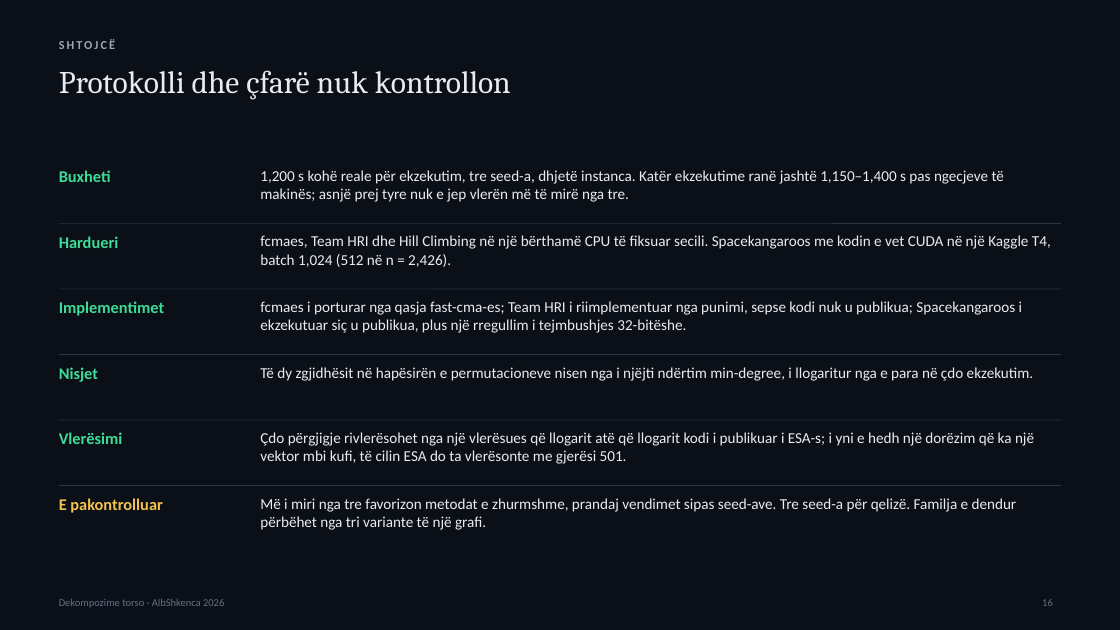
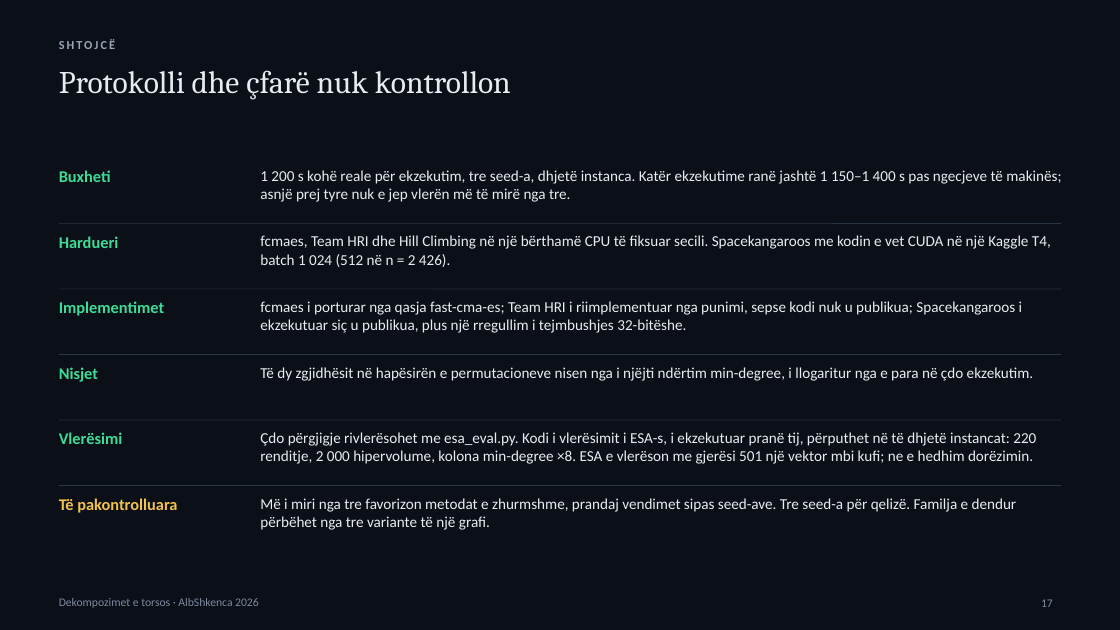
Before and after one commit to adrianymeri/SpOC3, a slide deck: slide 17 of SpOC3-Dekompozime-Torso-AlbShkenca2026-SQ.pptx (slide 16 before the commit). Drawn at 1120x630 pixels with LibreOffice and Linux fonts; fonts in the diff are those of the drawing. Boxes give left, top, right and bottom in pixels: in the first picture for what was removed or moved away, otherwise in the second. Text is boxed around its words. In the diff, an @@ line names an element or a change of style, - is before the commit and + after.

```diff
--- a/SpOC3-Dekompozime-Torso-AlbShkenca2026-SQ.pptx
+++ b/SpOC3-Dekompozime-Torso-AlbShkenca2026-SQ.pptx
@@ text at (260, 170, 1061, 202): text changed @@
-1,200 s kohë reale për ekzekutim, tre seed-a, dhjetë instanca. Katër ekzekutime ranë jashtë 1,150–1,400 s pas ngecjeve të makinës; asnjë prej tyre nuk e jep vlerën më të mirë nga tre.
+1 200 s kohë reale për ekzekutim, tre seed-a, dhjetë instanca. Katër ekzekutime ranë jashtë 1 150–1 400 s pas ngecjeve të makinës; asnjë prej tyre nuk e jep vlerën më të mirë nga tre.
@@ text at (260, 235, 1051, 267): text changed @@
-fcmaes, Team HRI dhe Hill Climbing në një bërthamë CPU të fiksuar secili. Spacekangaroos me kodin e vet CUDA në një Kaggle T4, batch 1,024 (512 në n = 2,426).
+fcmaes, Team HRI dhe Hill Climbing në një bërthamë CPU të fiksuar secili. Spacekangaroos me kodin e vet CUDA në një Kaggle T4, batch 1 024 (512 në n = 2 426).
@@ text at (260, 432, 1036, 464): text changed @@
-Çdo përgjigje rivlerësohet nga një vlerësues që llogarit atë që llogarit kodi i publikuar i ESA-s; i yni e hedh një dorëzim që ka një vektor mbi kufi, të cilin ESA do ta vlerësonte me gjerësi 501.
+Çdo përgjigje rivlerësohet me esa_eval.py. Kodi i vlerësimit i ESA-s, i ekzekutuar pranë tij, përputhet në të dhjetë instancat: 220 renditje, 2 000 hipervolume, kolona min-degree ×8. ESA e vlerëson me gjerësi 501 një vektor mbi kufi; ne e hedhim dorëzimin.
@@ text at (59, 498, 177, 513): text changed @@
-E pakontrolluar
+Të pakontrolluara
@@ text at (260, 498, 1017, 530): text changed @@
-Më i miri nga tre favorizon metodat e zhurmshme, prandaj vendimet sipas seed-ave. Tre seed-a për qelizë. Familja e dendur përbëhet nga tri variante të një grafi.
+Më i miri nga tre favorizon metodat e zhurmshme, prandaj vendimet sipas seed-ave. Tre seed-a për qelizë. Familja e dendur përbëhet nga tre variante të një grafi.
@@ text at (59, 598, 259, 608): text changed; size 9 to 10 pt; text colour #647187 to #7D8AA0 @@
-Dekompozime torso · AlbShkenca 2026
+Dekompozimet e torsos · AlbShkenca 2026
@@ page number at (1041, 599, 1053, 607): text changed; size 9 to 10 pt; text colour #647187 to #7D8AA0 @@
-16
+17
```
Also in this commit, not shown: 19 other slides changed, 1 slide added, 11 other files.
